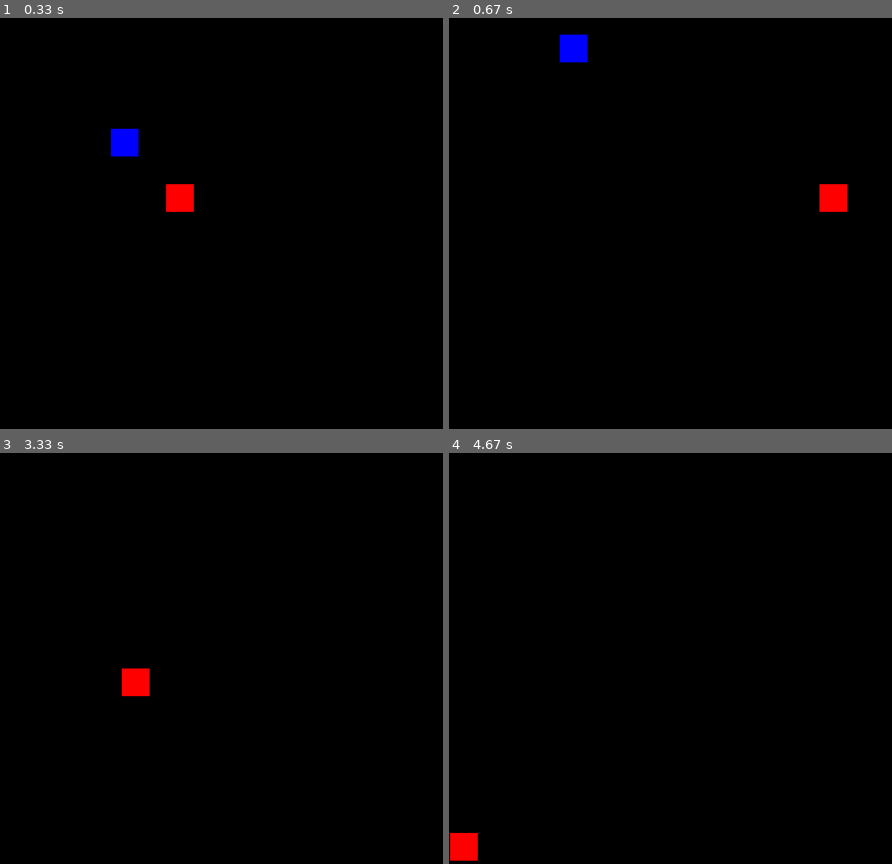
Above: before the commit, frames 1-4 (two rows, left to right).
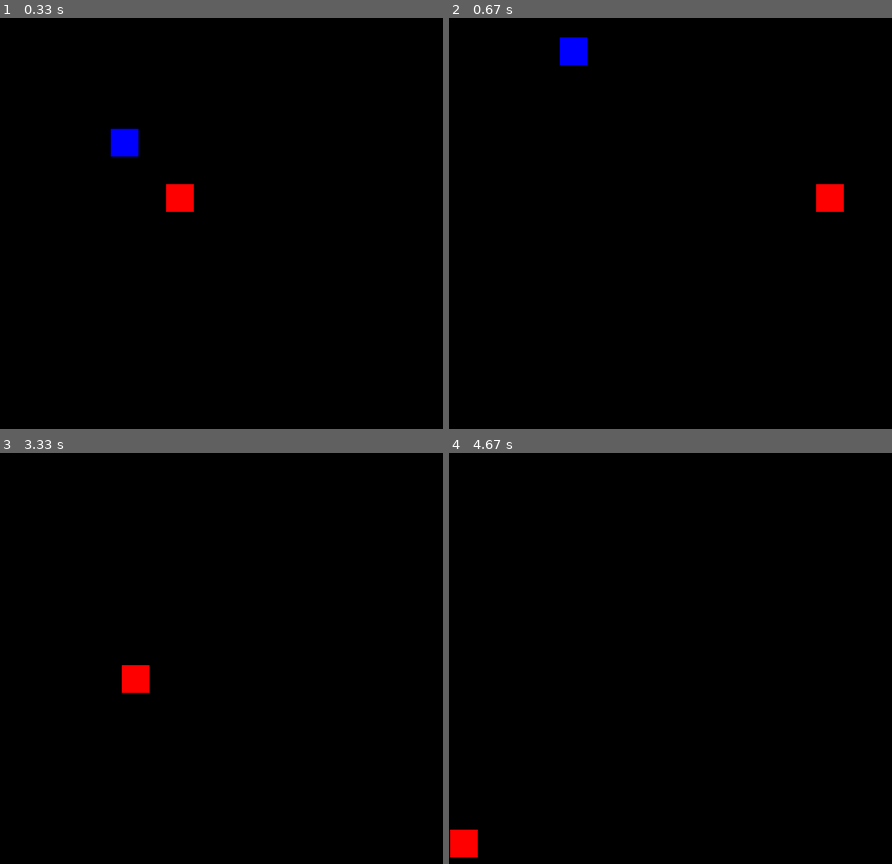
Above: after the commit, the same moments.

Repository: Med1v/pygameECSengine
Game: pygame game, started from main.py
The game is run twice, just before and just after one commit, with the same random seed, the same clock (stepped at 60 frames per second) and the same inputs.
Inputs:
- Up to frame 1 (0.33 s): no input
- Up to frame 2 (0.67 s): hold W from 0.33 s (still down); hold Right from 0.33 s (still down)
- Up to frame 3 (3.33 s): release W at 0.8 s; release Right at 0.8 s; tap Enter at 0.83 s; hold Left 2.67-3.2 s; hold A 2.67-3.2 s; hold Down from 3.23 s (still down); hold S from 3.23 s (still down)
- Up to frame 4 (4.67 s): release Down at 3.53 s; release S at 3.53 s; hold Left 3.57-3.97 s; hold A 3.57-3.97 s; hold Right from 4.4 s (still down); hold D from 4.4 s (still down)

Frame 1 is identical in both runs. In frame 2, 0.2% of the frame differs, in the area x 25-90%, y 4-48%; in frame 3, 0.1%; in frame 4, 0.1%.

Commit message:
force friction v1

Diff:
--- a/entity.py
+++ b/entity.py
@@ -35,7 +35,7 @@
     player1.addComponent(PlayerCtrl(keyBinds))
     player1.addComponent(Transform(200, 200))
     # friction, power, weight, maxspeed, speedx=0, speedy=0
-    player1.addComponent(InertiaMovement(PLAYER_FRICTION, PLAYER_FRICTION + 30, 150, 10))
+    player1.addComponent(InertiaMovement(PLAYER_FRICTION*2, 30, 150, 10))
     player1.addComponent(Rectangle(BLUE, 50))
 
     elist.append(player1)
@@ -53,7 +53,7 @@
     player2.addComponent(Transform(300, 300))
     # player2.addComponent(BasicMovement(5))
     # friction, power, weight, maxspeed, speedx=0, speedy=0
-    player2.addComponent(InertiaMovement(PLAYER_FRICTION, PLAYER_FRICTION + 30, 25, 10))
+    player2.addComponent(InertiaMovement(PLAYER_FRICTION, 30, 25, 10))
     player2.addComponent(Rectangle(RED, 50))
 
     elist.append(player2)
--- a/systems.py
+++ b/systems.py
@@ -91,7 +91,6 @@
                 if keys[k]:
                     ares = self.actionMap[actionstr](c)
                     if ares == 'mov': total_mov += 1
-
 
         # global keybinds
         for k, action in self.keyMap.items():
@@ -135,14 +134,30 @@
 
     def inertiaUpdate(self, pos, c):
         sign = lambda x: (1, -1)[x < 0]
-        # friction
-        fr_change = c.friction/c.weight
-
-        fr_speedx = sign(c.speedx)*fr_change
-        fr_speedy = sign(c.speedy)*fr_change
-
-        c.speedx -= fr_speedx if (abs(fr_speedx) < abs(c.speedx)) else c.speedx
-        c.speedy -= fr_speedy if (abs(fr_speedy) < abs(c.speedy)) else c.speedy
+        # friction absolute
+        # fr_change = c.friction/c.weight
+
+        # if for making so friction applies only to net 0 axis
+        # fr_speedx = sign(c.speedx)*fr_change  # if (c.forces[1] - c.forces[3]) == 0 else 0
+        # fr_speedy = sign(c.speedy)*fr_change  # if (c.forces[2] - c.forces[0]) == 0 else 0
+
+        # c.speedx -= fr_speedx if (abs(fr_speedx) < abs(c.speedx)) else c.speedx
+        # c.speedy -= fr_speedy if (abs(fr_speedy) < abs(c.speedy)) else c.speedy
+
+        # friction force
+        # direction = c.e.cmp_dict[self.cmps.PlayerCtrl].direction
+        if (c.forces[2] - c.forces[0]) == 0 and c.speedy != 0:
+            amount = c.friction if c.friction/c.weight < abs(c.speedy) else abs(c.speedy*c.weight)
+            if sign(c.speedy) > 0:
+                c.forces[0] += amount
+            else:
+                c.forces[2] += amount
+        if (c.forces[1] - c.forces[3]) == 0 and c.speedx != 0:
+            amount = c.friction if c.friction/c.weight < abs(c.speedx) else abs(c.speedx*c.weight)
+            if sign(c.speedx) > 0:
+                c.forces[3] += amount
+            else:
+                c.forces[1] += amount
 
         # force
         c.speedx += (c.forces[1] - c.forces[3])/c.weight
